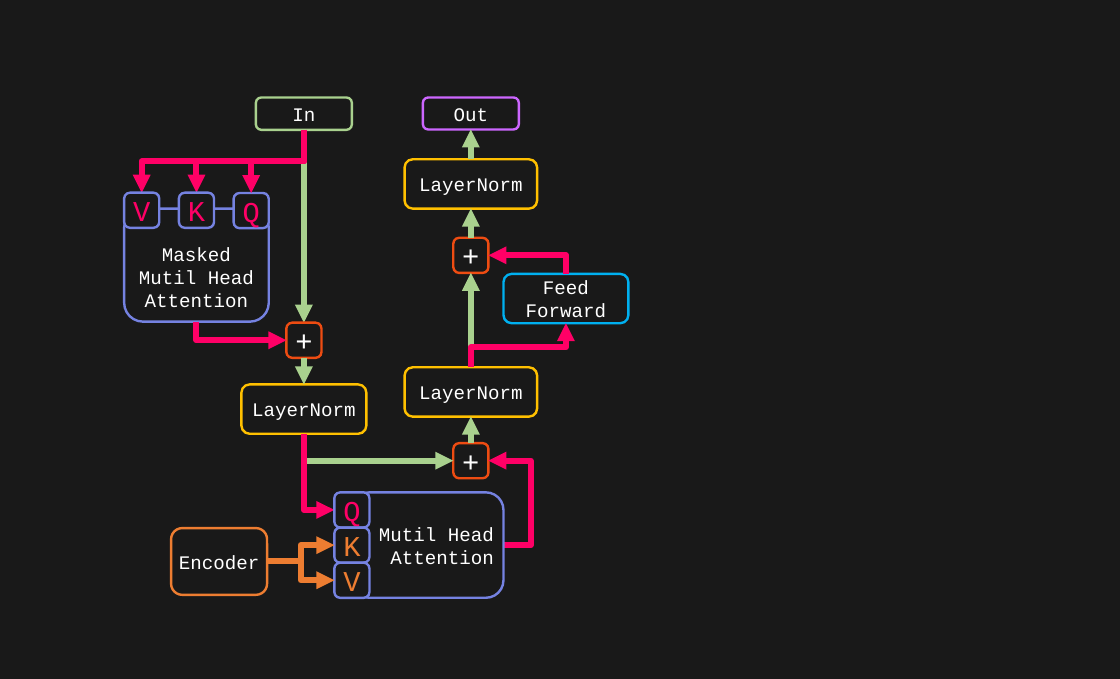
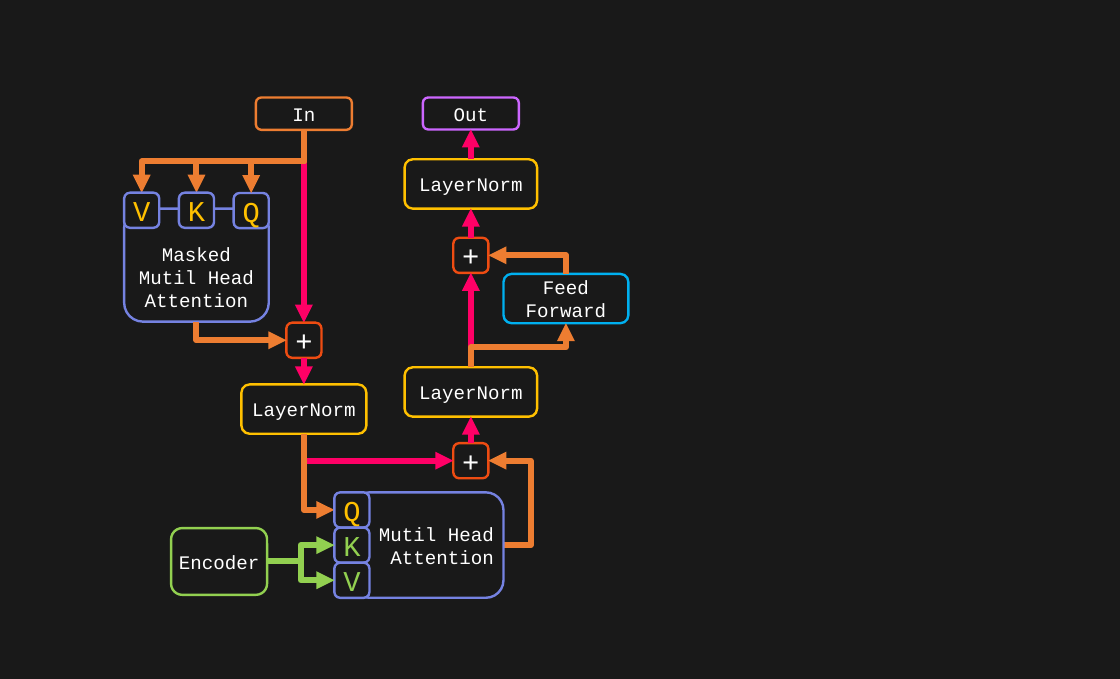
Before and after one commit to toonnyy8/PPT, a slide deck: slide 17 of Attention-is-all-you-need/image.pptx. Drawn at 1120x679 pixels with LibreOffice and Linux fonts; fonts in the diff are those of the drawing. Boxes give left, top, right and bottom in pixels: in the first picture for what was removed or moved away, otherwise in the second. Text is boxed around its words. In the diff, an @@ line names an element or a change of style, - is before the commit and + after.

```diff
--- a/Attention-is-all-you-need/image.pptx
+++ b/Attention-is-all-you-need/image.pptx
@@ rounded rectangle "In" at (256, 97, 352, 130): outline #A9D18E 4 pt to #ED7D31 4 pt @@
@@ elbow arrow (304, 130) - (142, 193): stroke #FF0066 10 pt to #ED7D31 10 pt @@
@@ elbow arrow (304, 130) - (197, 193): stroke #FF0066 10 pt to #ED7D31 10 pt @@
@@ elbow arrow (304, 130) - (251, 193): stroke #FF0066 10 pt to #ED7D31 10 pt @@
@@ arrow (304, 130) - (304, 322): stroke #A9D18E 10 pt to #FF0066 10 pt @@
@@ arrow (471, 159) - (471, 129): stroke #A9D18E 10 pt to #FF0066 10 pt @@
@@ arrow (471, 238) - (471, 209): stroke #A9D18E 10 pt to #FF0066 10 pt @@
@@ elbow arrow (566, 274) - (488, 255): stroke #FF0066 10 pt to #ED7D31 10 pt @@
@@ arrow (471, 367) - (471, 273): stroke #A9D18E 10 pt to #FF0066 10 pt @@
@@ elbow arrow (197, 322) - (286, 340): stroke #FF0066 10 pt to #ED7D31 10 pt @@
@@ elbow arrow (471, 367) - (566, 323): stroke #FF0066 10 pt to #ED7D31 10 pt @@
@@ arrow (304, 358) - (304, 385): stroke #A9D18E 10 pt to #FF0066 10 pt @@
@@ arrow (471, 443) - (471, 416): stroke #A9D18E 10 pt to #FF0066 10 pt @@
@@ elbow arrow (304, 434) - (454, 461): stroke #A9D18E 10 pt to #FF0066 10 pt @@
@@ elbow arrow (304, 434) - (335, 510): stroke #FF0066 10 pt to #ED7D31 10 pt @@
@@ elbow arrow (504, 545) - (488, 461): stroke #FF0066 10 pt to #ED7D31 10 pt @@
@@ text colour #FF0066 to #FFC000 in 4 elements at (234, 193, 269, 228), (179, 193, 214, 228), (124, 193, 160, 228), (335, 492, 370, 528) @@
@@ rounded rectangle "Encoder" at (171, 528, 267, 595): outline #ED7D31 4 pt to #92D050 4 pt @@
@@ rounded rectangle "K" at (335, 528, 370, 563): text colour #ED7D31 to #92D050 @@
@@ elbow arrow (267, 561) - (335, 545): stroke #ED7D31 10 pt to #92D050 10 pt @@
@@ elbow arrow (267, 561) - (335, 580): stroke #ED7D31 10 pt to #92D050 10 pt @@
@@ rounded rectangle "V" at (335, 563, 370, 598): text colour #ED7D31 to #92D050 @@
```
Also in this commit, not shown: 2 other slides changed, 2 slides added, 2 slides removed, 9 other files.
